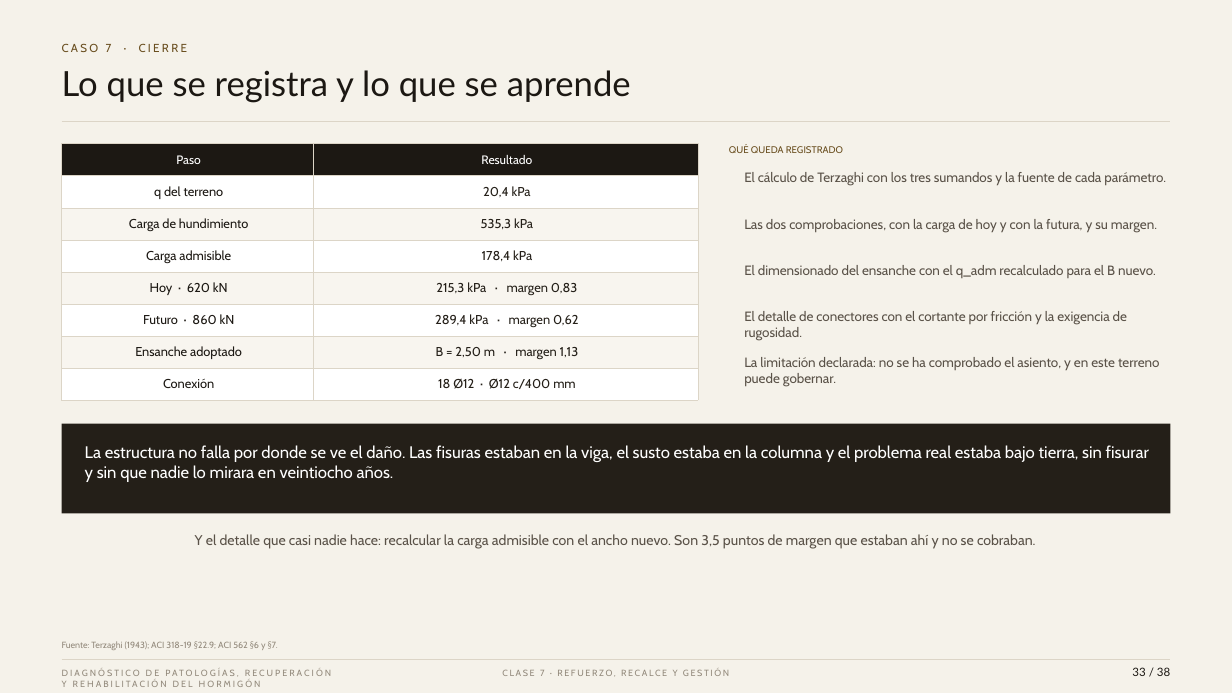
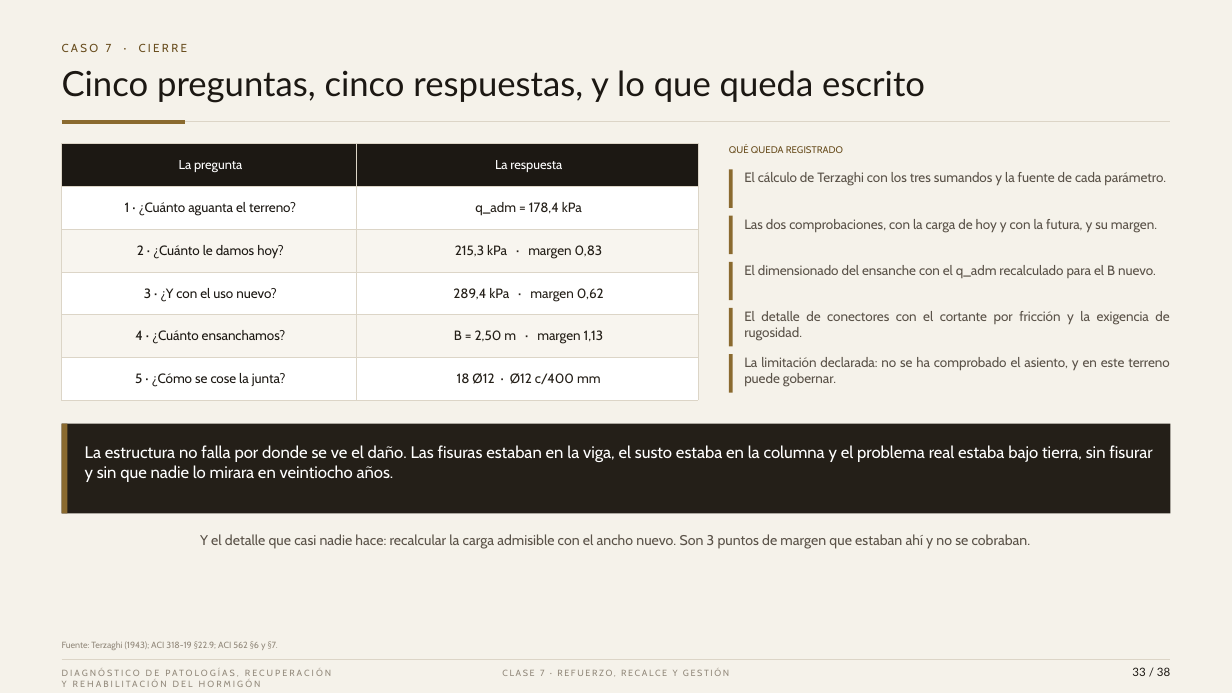
Before and after one commit to kevinyerkovc-cmd/Yerko, a slide deck: slide 33 of PH_Clase_7_Refuerzo_recalce_y_gestion.pptx. Drawn at 1232x693 pixels with LibreOffice and Linux fonts; fonts in the diff are those of the drawing. Boxes give left, top, right and bottom in pixels: in the first picture for what was removed or moved away, otherwise in the second. Text is boxed around its words. In the diff, an @@ line names an element or a change of style, - is before the commit and + after.

```diff
--- a/PH_Clase_7_Refuerzo_recalce_y_gestion.pptx
+++ b/PH_Clase_7_Refuerzo_recalce_y_gestion.pptx
@@ text at (62, 70, 925, 103): text changed @@
-Lo que se registra y lo que se aprende
+Cinco preguntas, cinco respuestas, y lo que queda escrito
@@ table at (62, 144, 698, 401) @@
-row 1: Paso | Resultado
-row 2: q del terreno | 20,4 kPa
-row 3: Carga de hundimiento | 535,3 kPa
-row 4: Carga admisible | 178,4 kPa
-row 5: Hoy · 620 kN | 215,3 kPa · margen 0,83
-row 6: Futuro · 860 kN | 289,4 kPa · margen 0,62
-row 7: Ensanche adoptado | B = 2,50 m · margen 1,13
-row 8: Conexión | 18 Ø12 · Ø12 c/400 mm
+row 1: La pregunta | La respuesta
+row 2: 1 · ¿Cuánto aguanta el terreno? | q_adm = 178,4 kPa
+row 3: 2 · ¿Cuánto le damos hoy? | 215,3 kPa · margen 0,83
+row 4: 3 · ¿Y con el uso nuevo? | 289,4 kPa · margen 0,62
+row 5: 4 · ¿Cuánto ensanchamos? | B = 2,50 m · margen 1,13
+row 6: 5 · ¿Cómo se cose la junta? | 18 Ø12 · Ø12 c/400 mm
@@ line added from (62, 122) to (185, 122), #8A6A2F 2.5 pt @@
@@ rectangle added at (729, 169, 733, 208), fill #8A6A2F @@
@@ rectangle added at (729, 215, 733, 254), fill #8A6A2F @@
@@ rectangle added at (729, 262, 733, 300), fill #8A6A2F @@
@@ rectangle added at (729, 308, 733, 347), fill #8A6A2F @@
@@ rectangle added at (729, 354, 733, 393), fill #8A6A2F @@
@@ rectangle added at (62, 423, 67, 513), fill #8A6A2F @@
@@ alignment left to justified in 3 elements at (744, 311, 1169, 341), (744, 357, 1169, 387), (85, 445, 1152, 482) @@
@@ text at (200, 534, 1031, 549): text changed @@
-Y el detalle que casi nadie hace: recalcular la carga admisible con el ancho nuevo. Son 3,5 puntos de margen que estaban ahí y no se cobraban.
+Y el detalle que casi nadie hace: recalcular la carga admisible con el ancho nuevo. Son 3 puntos de margen que estaban ahí y no se cobraban.
```
Also in this commit, not shown: 34 other slides changed, 3 slides added, 3 slides removed, 2 other files.
